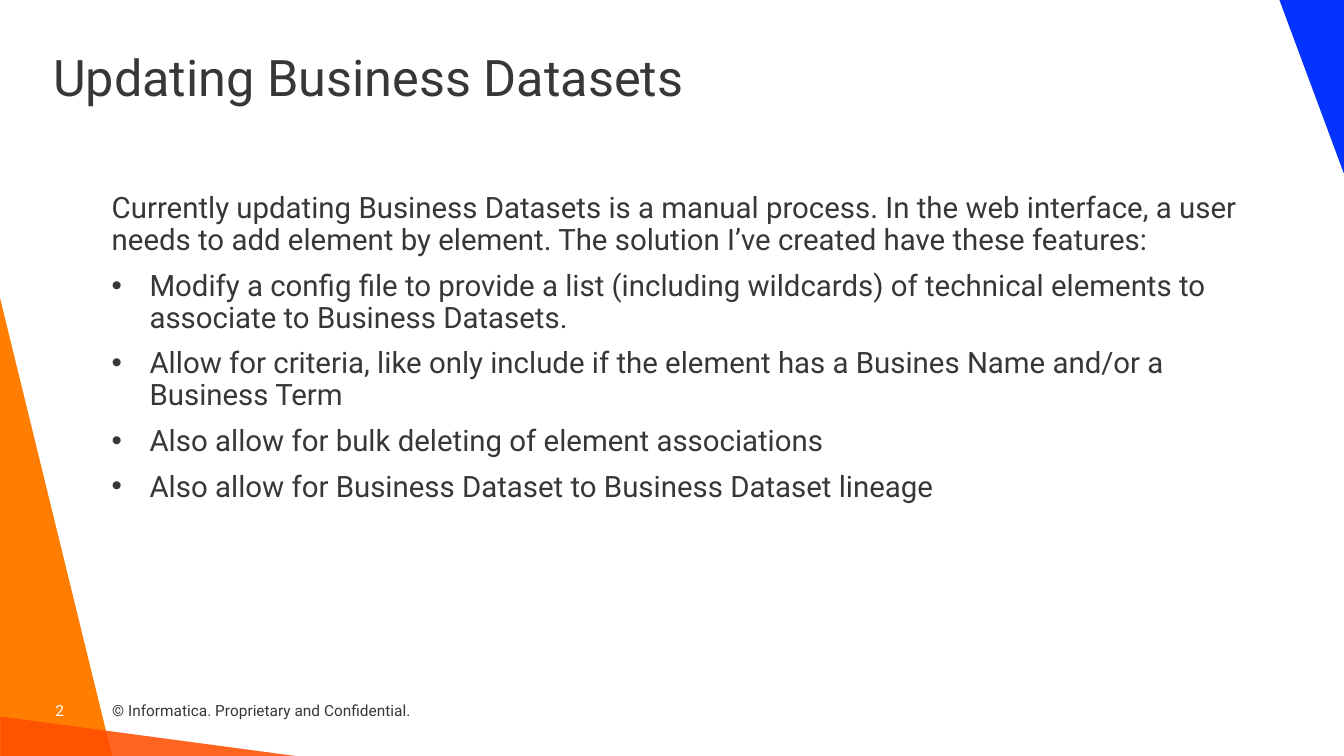
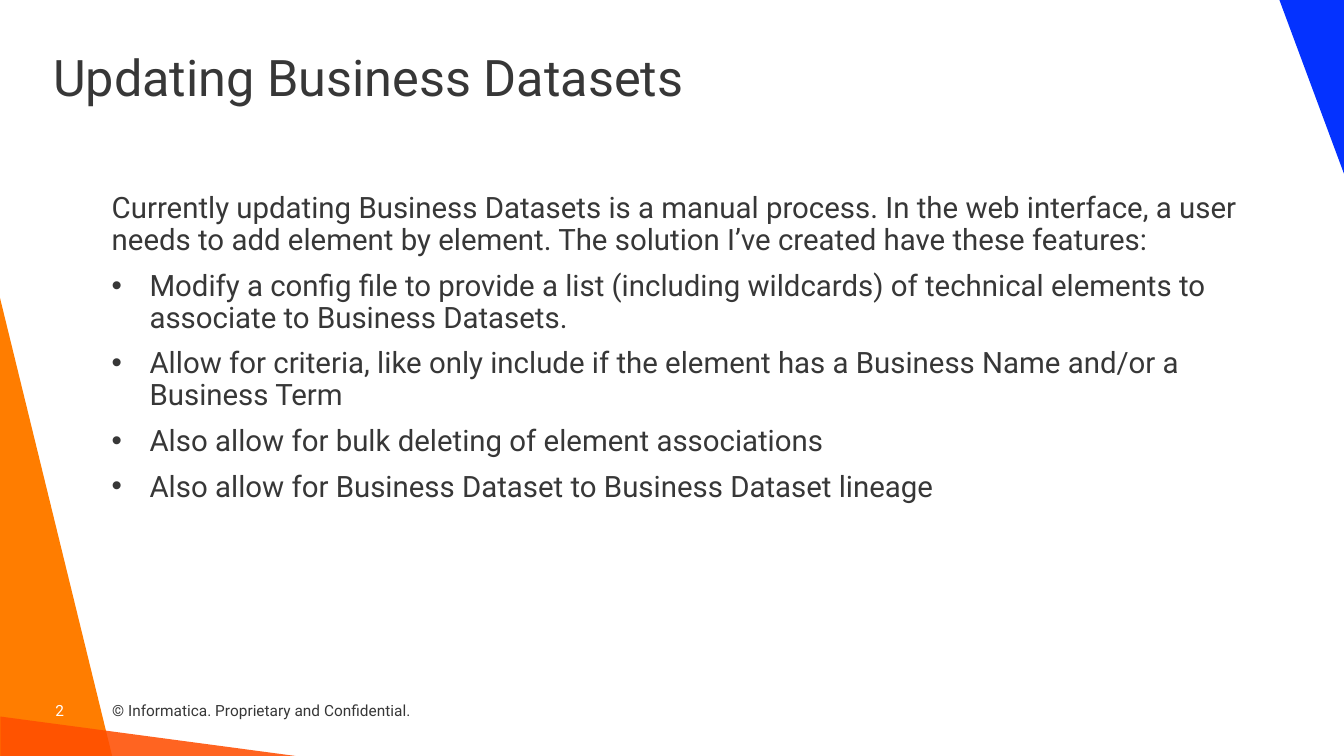
Before and after one commit to haystraw/Dataset_Element_Automation, a slide deck: slide 2 of Dataset Element Automation.pptx. Drawn at 1344x756 pixels with LibreOffice and Linux fonts; fonts in the diff are those of the drawing; background and template pictures are left out. Boxes give left, top, right and bottom in pixels: in the first picture for what was removed or moved away, otherwise in the second. Text is boxed around its words. In the diff, an @@ line names an element or a change of style, - is before the commit and + after.

```diff
--- a/Dataset Element Automation.pptx
+++ b/Dataset Element Automation.pptx
@@ text at box(150, 350, 1179, 406): text changed @@
-• Allow for criteria, like only include if the element has a Busines Name and/or a Business Term
+• Allow for criteria, like only include if the element has a Business Name and/or a Business Term
```
Also in this commit, not shown: 2 other slides changed, 1 slide removed, 1 other file.
